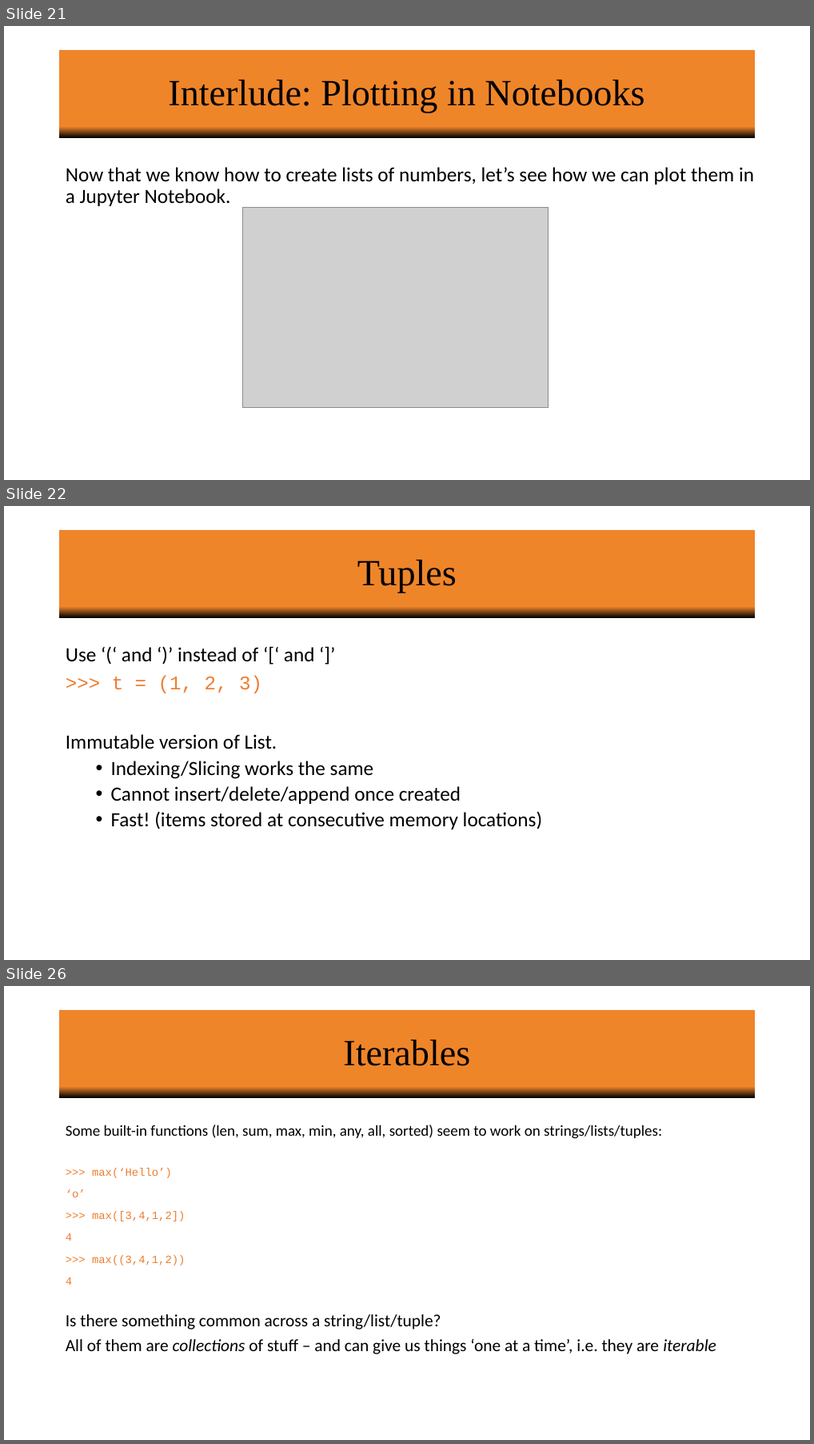
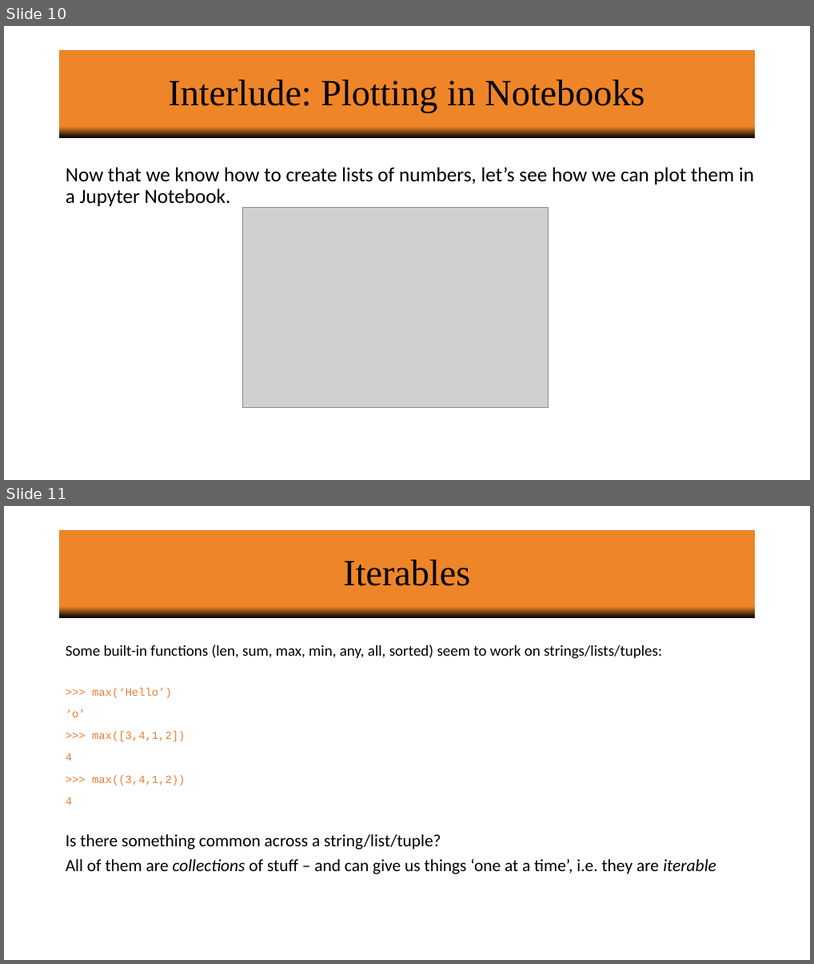
Before and after one commit to vineetbansal/Python-Bootcamp, a slide deck: slides/03 Lists_Loops_Files.pptx. Shown one above the other, each under a label of ours: slides 21, 22 and 26 before the commit, slides 10 and 11 after it; the slides between them are not shown. The pictures are 814x1444 and 814x964 pixels, drawn with LibreOffice and Linux fonts; fonts in the diff are those of the drawing; grey boxes stand for pictures; background and template pictures are left out. Boxes give left, top, right and bottom in pixels: in the first picture for what was removed or moved away, otherwise in the second. Text is boxed around its words. In the diff, an @@ line names an element or a change of style, - is before the commit and + after.

```diff
--- a/slides/03 Lists_Loops_Files.pptx
+++ b/slides/03 Lists_Loops_Files.pptx
@@ slide 22 removed at [4, 506, 810, 960], background #FFFFFF @@
@@ title removed at [60, 530, 755, 618] @@
-Tuples
@@ text removed at [66, 647, 542, 829] @@
-Use ‘(‘ and ‘)’ instead of ‘[‘ and ‘]’
->>> t = (1, 2, 3)
-Immutable version of List.
-  • Indexing/Slicing works the same
-  • Cannot insert/delete/append once created
-  • Fast! (items stored at consecutive memory locations)
@@ what was slide 21 is now slide 10 @@
@@ what was slide 26 is now slide 11 @@
```
Also in this commit, not shown: 14 other slides removed, 3 other files.
